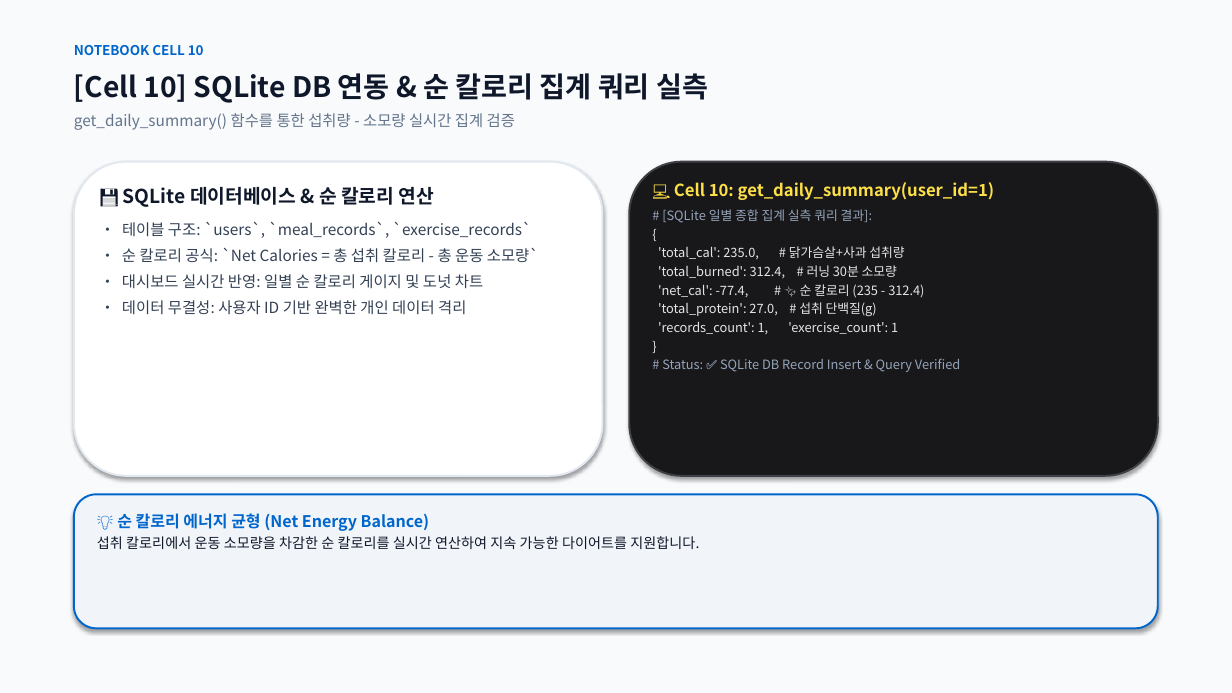
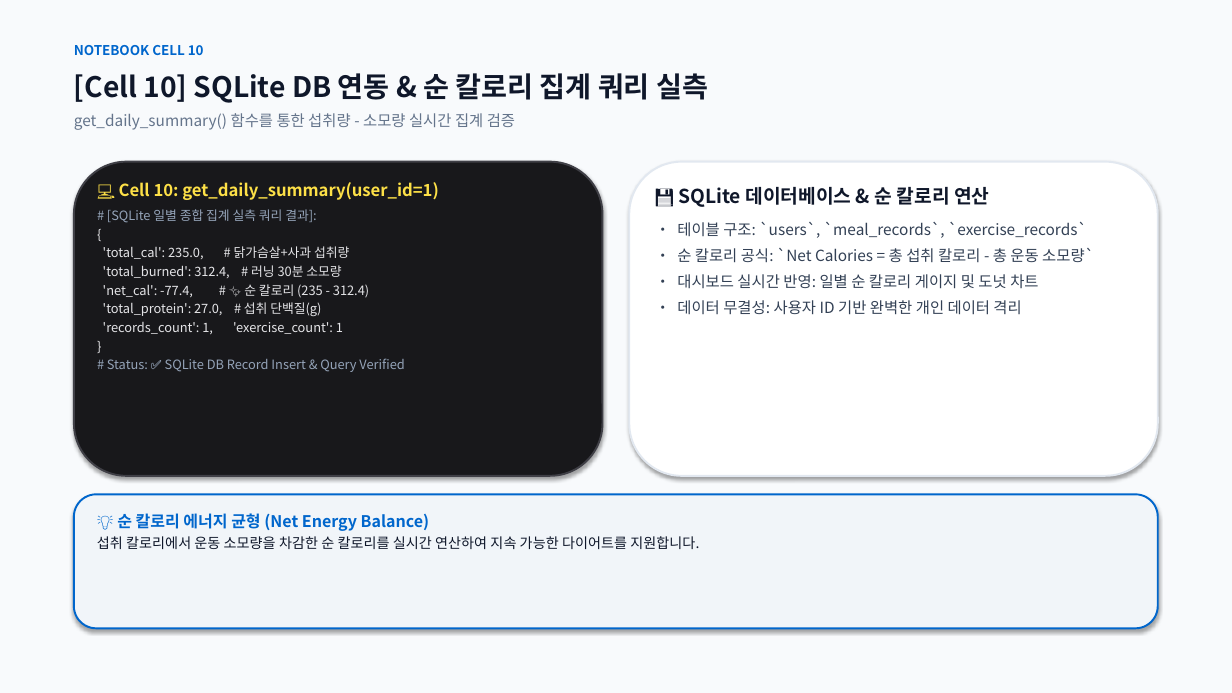
Before and after one commit to rye6837-web/impossible_to_get_lost_my_weight, a slide deck: slide 11 of AI_Diet_Coach_Presentation.pptx. Drawn at 1232x693 pixels with LibreOffice and Linux fonts; fonts in the diff are those of the drawing. Boxes give left, top, right and bottom in pixels: in the first picture for what was removed or moved away, otherwise in the second. Text is boxed around its words. In the diff, an @@ line names an element or a change of style, - is before the commit and + after.

Commit message:
style: Flip slide layout to place notebook code/output on the left and technical explanations on the right

```diff
--- a/AI_Diet_Coach_Presentation.pptx
+++ b/AI_Diet_Coach_Presentation.pptx
@@ rounded rectangle at (74,162,603,476): fill #FFFFFF to #18181B; outline #E2E8F0 1.5 pt to #3F3F46 1.5 pt @@
@@ rounded rectangle at (629,162,1158,476): fill #18181B to #FFFFFF; outline #3F3F46 1.5 pt to #E2E8F0 1.5 pt @@
@@ text at (103,182,438,372): text changed; size 12 to 10 pt; text colour #334155 to #E4E4E7 @@
-💾 SQLite 데이터베이스 & 순 칼로리 연산
-• 테이블 구조: `users`, `meal_records`, `exercise_records`
-• 순 칼로리 공식: `Net Calories = 총 섭취 칼로리 - 총 운동 소모량`
-• 대시보드 실시간 반영: 일별 순 칼로리 게이지 및 도넛 차트
-• 데이터 무결성: 사용자 ID 기반 완벽한 개인 데이터 격리
+💻 Cell 10: get_daily_summary(user_id=1)
+# [SQLite 일별 종합 집계 실측 쿼리 결과]:
+{
+'total_cal': 235.0, # 닭가슴살+사과 섭취량
+'total_burned': 312.4, # 러닝 30분 소모량
+'net_cal': -77.4, # ✨ 순 칼로리 (235 - 312.4)
+'total_protein': 27.0, # 섭취 단백질(g)
+'records_count': 1, 'exercise_count': 1
+}
+# Status: ✅ SQLite DB Record Insert & Query Verified
@@ text at (677,187,1094,315): text changed; size 10 to 12 pt; text colour #E4E4E7 to #334155 @@
-💻 Cell 10: get_daily_summary(user_id=1)
-# [SQLite 일별 종합 집계 실측 쿼리 결과]:
-{
-'total_cal': 235.0, # 닭가슴살+사과 섭취량
-'total_burned': 312.4, # 러닝 30분 소모량
-'net_cal': -77.4, # ✨ 순 칼로리 (235 - 312.4)
-'total_protein': 27.0, # 섭취 단백질(g)
-'records_count': 1, 'exercise_count': 1
-}
-# Status: ✅ SQLite DB Record Insert & Query Verified
+💾 SQLite 데이터베이스 & 순 칼로리 연산
+• 테이블 구조: `users`, `meal_records`, `exercise_records`
+• 순 칼로리 공식: `Net Calories = 총 섭취 칼로리 - 총 운동 소모량`
+• 대시보드 실시간 반영: 일별 순 칼로리 게이지 및 도넛 차트
+• 데이터 무결성: 사용자 ID 기반 완벽한 개인 데이터 격리
```
Also in this commit, not shown: 8 other slides changed, 1 other file.
